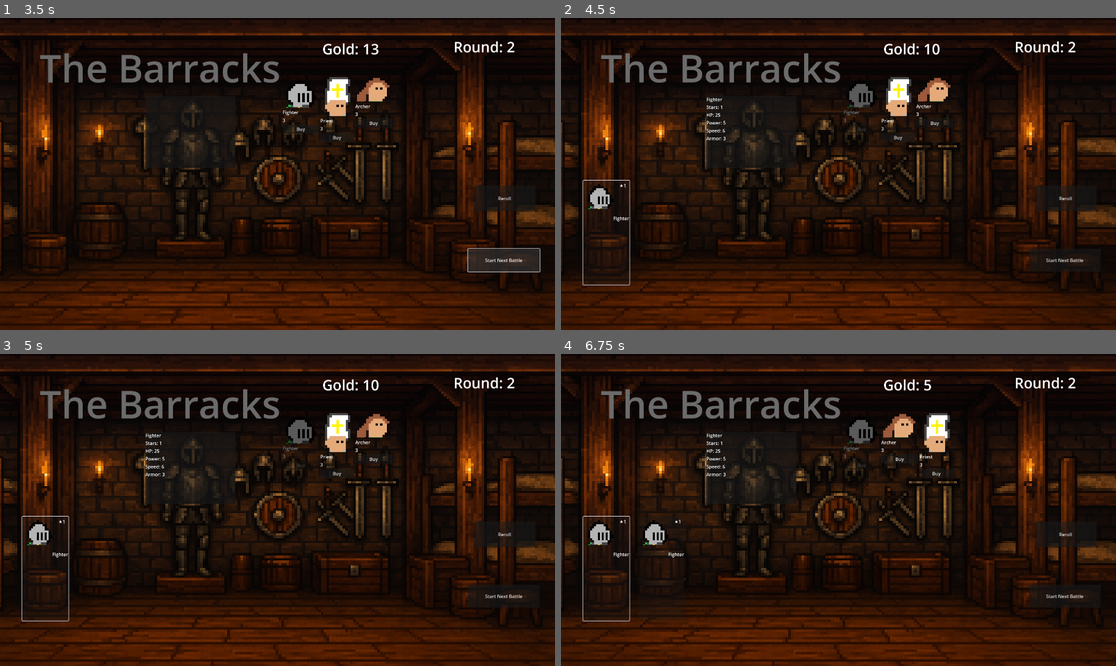
Above: before the commit, frames 1-4 (two rows, left to right).
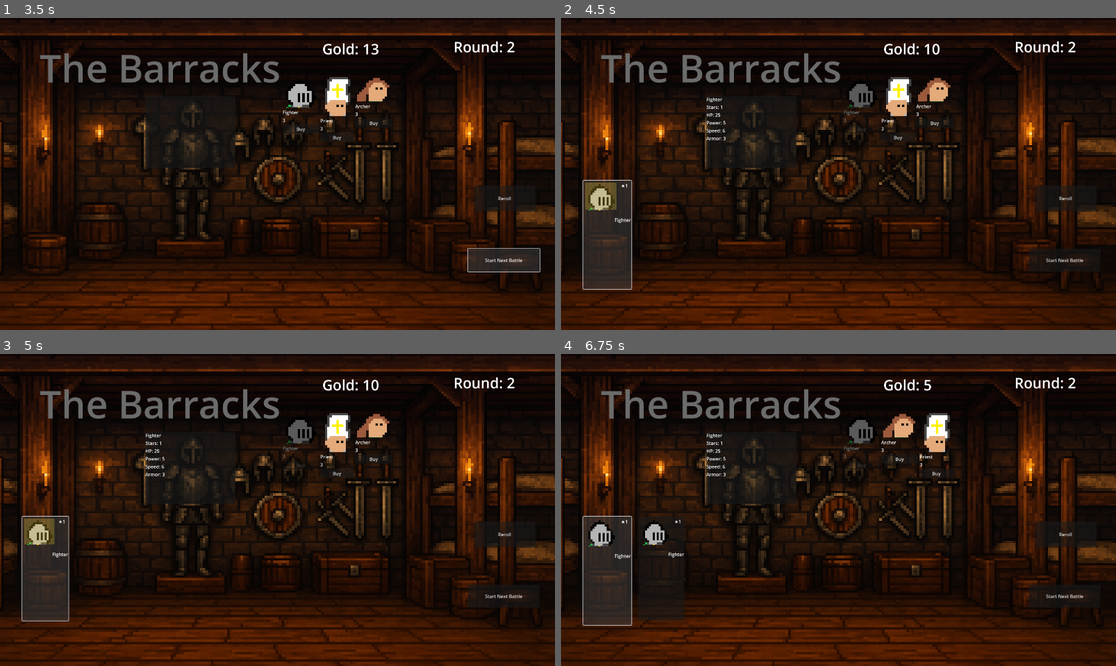
Above: after the commit, the same moments.

Repository: klaswell16/auto_battler
Game: Godot game, scene res://scenes/battle_scene.tscn
Two runs of this game, one before a commit and one after it. Both use one fixed random seed, a clock stepped at 60 frames per second and the inputs below. The engine's default icon, where the game draws it, is replaced by a stand-in: a white triangle on a blue panel in a dark square.
Inputs (mouse positions are in pixels of both pictures, inside the frame that each line leads up to):
- Up to frame 1 (3.5 s): move the mouse to (399, 158) at 0.52 s; click "Options" at 1.25 s; click "Start Next Battle" at 2 s; click "Start Next Battle" at 2.75 s
- Up to frame 2 (4.5 s): click "Buy" at 3.5 s; click (605, 233) at 4.25 s, where only the run after the commit has a clickable "Fighter"
- Up to frame 3 (5 s): no input
- Up to frame 4 (6.75 s): click "Reroll" at 5 s; click "Buy" at 5.75 s; click (605, 569) at 6.5 s, where only the run after the commit has a clickable "Fighter"

Frame 1 is identical in both runs. In frame 2, 3.1% of the frame differs, in the area x 3-13%, y 51-88%; in frame 3, 2.7%; in frame 4, 2.9%.

Commit message:
Add transperancy to the selected units borders

Diff:
--- a/scripts/shop.gd
+++ b/scripts/shop.gd
@@ -21,6 +21,8 @@
 @onready var info_armor_label: Label = $UnitInfoPanel/VBoxContainer/ArmorLabel
 @onready var info_speed_label: Label = $UnitInfoPanel/VBoxContainer/SpeedLabel
 
+var _selected_bench_index: int = -1
+
 var current_slots: Array = []
 
 func _ready() -> void:
@@ -109,34 +111,84 @@
 	for child in owned_container.get_children():
 		child.queue_free()
 
-	# Add one portrait per owned unit
-	for data in BattleContext.owned_units:
+	# Rebuild bench UI based on BattleContext.owned_units
+	for i in BattleContext.owned_units.size():
+		var data: ChampionData = BattleContext.owned_units[i]
 		if data == null:
 			continue
 
-		var pb := owned_portrait_scene.instantiate()
-		# Optional: cast for editor hints, but not required for runtime
-		# var pb: PortraitButton = owned_portrait_scene.instantiate()
-
+		var pb: PortraitButton = owned_portrait_scene.instantiate()
 		owned_container.add_child(pb)
 
 		pb.unit_name = data.display_name
 		pb.portrait = data.portrait_texture
-		pb.disabled = true   # bench is informational
-
-		# star rank from BattleContext.star_levels
+
+		# Get star rank from BattleContext
 		var key := data.resource_path
 		var star: int = int(BattleContext.star_levels.get(key, 1))
 		pb.star_rank = star
 
+		# Allow clicking so we can swap
+		pb.disabled = false
+
+		# Hover: show stats
 		pb.mouse_entered.connect(_on_owned_portrait_mouse_entered.bind(data, star))
 		pb.mouse_exited.connect(_on_owned_portrait_mouse_exited)
 
-		pb.unit_name = data.display_name
-		pb.portrait = data.portrait_texture
-
-		# Bench portraits are informational
-		pb.disabled = true
+		# Click: select / swap positions
+		pb.pressed.connect(_on_owned_portrait_pressed.bind(i))
+
+func _on_owned_portrait_pressed(index: int) -> void:
+	# First click: select a slot
+	if _selected_bench_index == -1:
+		_selected_bench_index = index
+		_highlight_bench_index(index, true)
+		return
+
+	# Clicking the same slot again: cancel selection
+	if _selected_bench_index == index:
+		_highlight_bench_index(index, false)
+		_selected_bench_index = -1
+		return
+
+	# Second different slot: swap the two units in BattleContext
+	_swap_owned_units(_selected_bench_index, index)
+
+	# Clear visual selection
+	_clear_all_bench_highlights()
+	_selected_bench_index = -1
+
+	# Rebuild UI to reflect new order
+	_refresh_owned_units_ui()
+
+func _swap_owned_units(a: int, b: int) -> void:
+	if a < 0 or b < 0:
+		return
+	if a >= BattleContext.owned_units.size() or b >= BattleContext.owned_units.size():
+		return
+
+	var tmp := BattleContext.owned_units[a]
+	BattleContext.owned_units[a] = BattleContext.owned_units[b]
+	BattleContext.owned_units[b] = tmp
+
+func _highlight_bench_index(index: int, active: bool) -> void:
+	if owned_container == null:
+		return
+	if index < 0 or index >= owned_container.get_child_count():
+		return
+
+	var child = owned_container.get_child(index)
+	if child is PortraitButton:
+		child.set_active(active)  # uses your existing border highlight logic
+
+func _clear_all_bench_highlights() -> void:
+	if owned_container == null:
+		return
+	for child in owned_container.get_children():
+		if child is PortraitButton:
+			child.set_active(false)
+
+
 func _on_owned_portrait_mouse_entered(data: ChampionData, star: int) -> void:
 	_show_unit_info(data, star)
 
--- a/ui/potrait_button.gd
+++ b/ui/potrait_button.gd
@@ -17,11 +17,11 @@
 	set(value):
 		star_rank = max(1, value)
 		if is_inside_tree() and has_node("StarLabel"):
-			# Either "★", "★★", "★★★" or "★2" style — pick one
+
 			$StarLabel.text = "★" + str(star_rank)
-			# or: $StarLabel.text = "★".repeat(star_rank)
 
-@export var border_active_color: Color = Color(1.0, 0.85, 0.2, 1.0)
+
+@export var border_active_color: Color = Color(1.0, 0.85, 0.2, 0.25)
 @export var border_inactive_color: Color = Color(1, 1, 1, 0.0)
 @export var dead_dim_color: Color = Color(0, 0, 0, 0.45)
 @export var acted_dim_color: Color = Color(0, 0, 0, 0.22)
--- a/ui/potrait_button.tscn
+++ b/ui/potrait_button.tscn
@@ -17,6 +17,7 @@
 offset_right = 179.66666
 offset_bottom = 152.0
 scale = Vector2(0.6, 0.6)
+color = Color(1, 1, 1, 0.13725491)
 
 [node name="Portrait" type="TextureRect" parent="."]
 visibility_layer = 2
@@ -32,11 +33,12 @@
 [node name="Border" type="ColorRect" parent="."]
 visibility_layer = 4
 layout_mode = 0
-offset_left = 5.0
-offset_top = 5.0
-offset_right = 178.33333
-offset_bottom = 153.33333
+offset_left = 7.0
+offset_top = 7.0
+offset_right = 180.33331
+offset_bottom = 155.33333
 scale = Vector2(0.6, 0.6)
+color = Color(1, 1, 0.3137255, 0.27450982)
 
 [node name="NameLabel" type="Label" parent="."]
 layout_mode = 0
